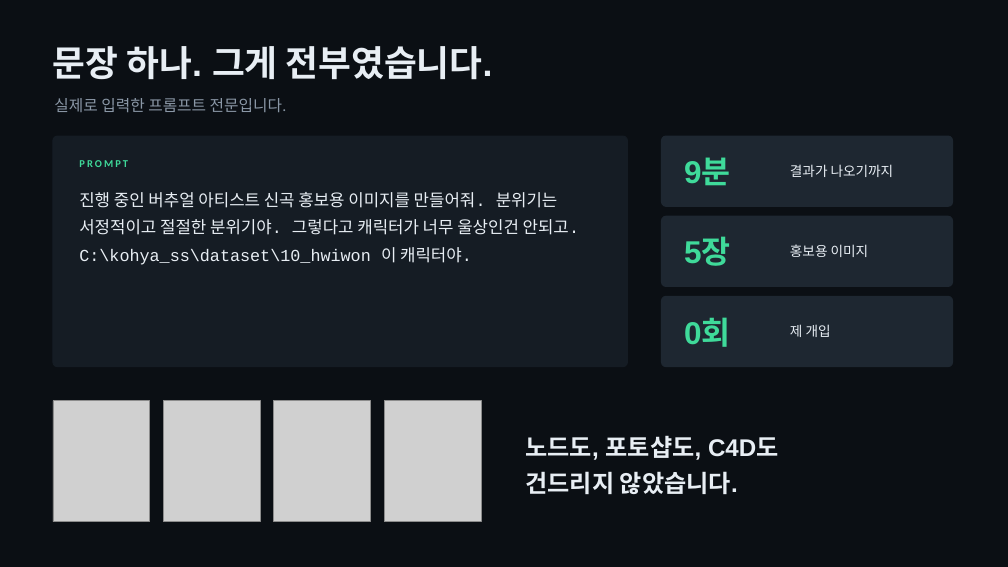
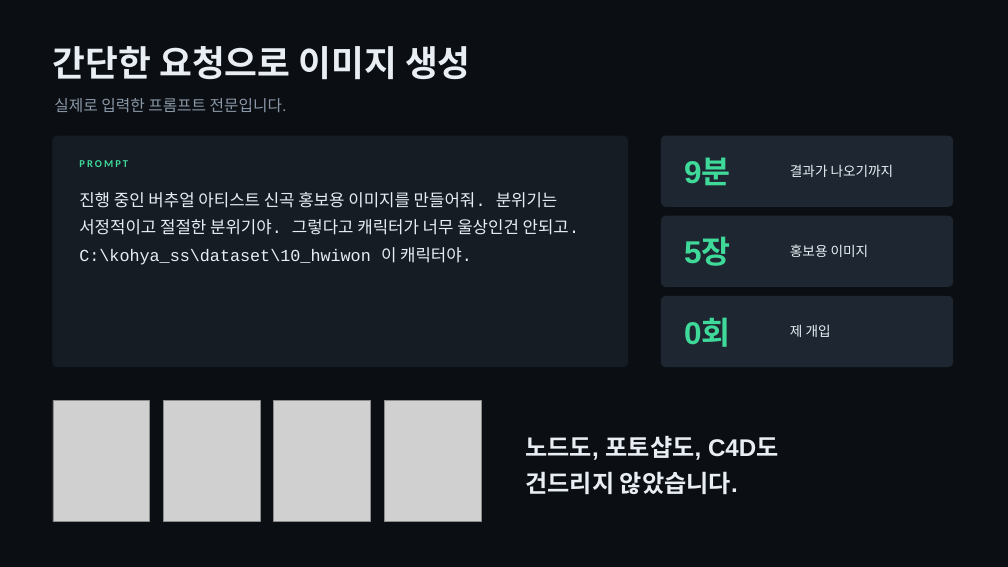
Before and after one commit to twcheong/nodal, a slide deck: slide 2 of output/presentation-benchmark-edit/nodal-대표보고-수치반영.pptx. Drawn at 1008x567 pixels with LibreOffice and Linux fonts; fonts in the diff are those of the drawing; grey boxes stand for pictures. Boxes give left, top, right and bottom in pixels: in the first picture for what was removed or moved away, otherwise in the second. Text is boxed around its words. In the diff, an @@ line names an element or a change of style, - is before the commit and + after.

Commit message:
docs: use neutral ease-of-use heading in report deck

```diff
--- a/output/presentation-benchmark-edit/nodal-대표보고-수치반영.pptx
+++ b/output/presentation-benchmark-edit/nodal-대표보고-수치반영.pptx
@@ text at [53, 46, 471, 80]: text changed @@
-문장 하나. 그게 전부였습니다.
+간단한 요청으로 이미지 생성
```
